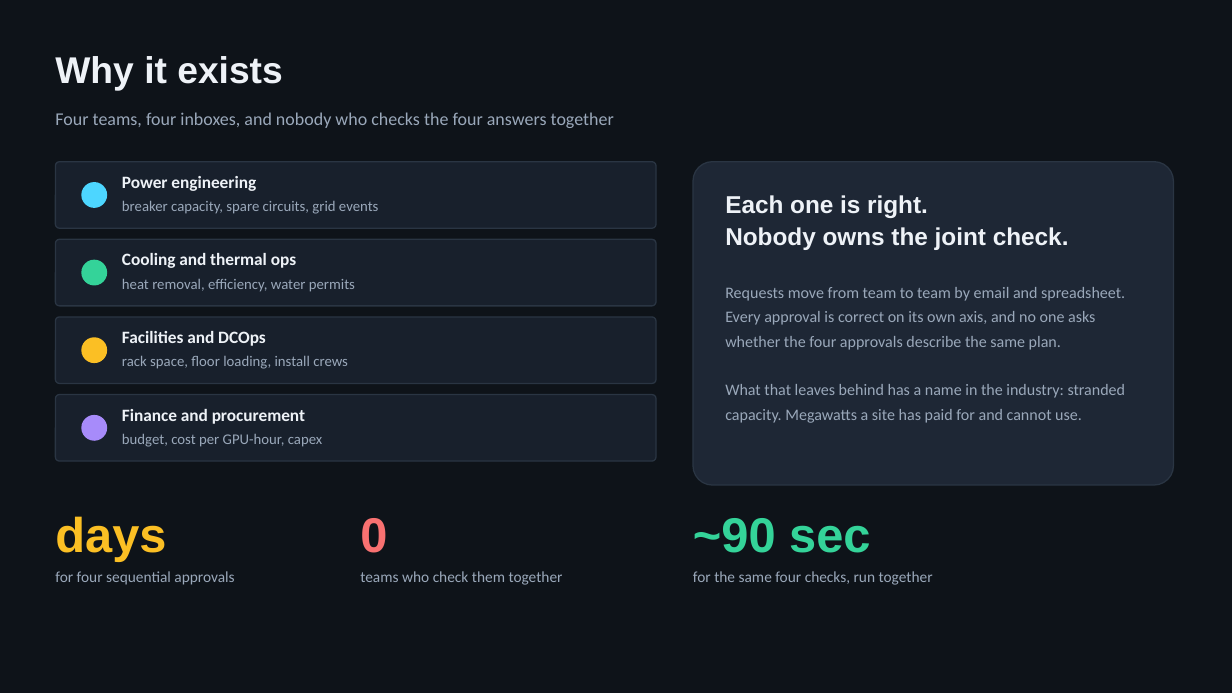
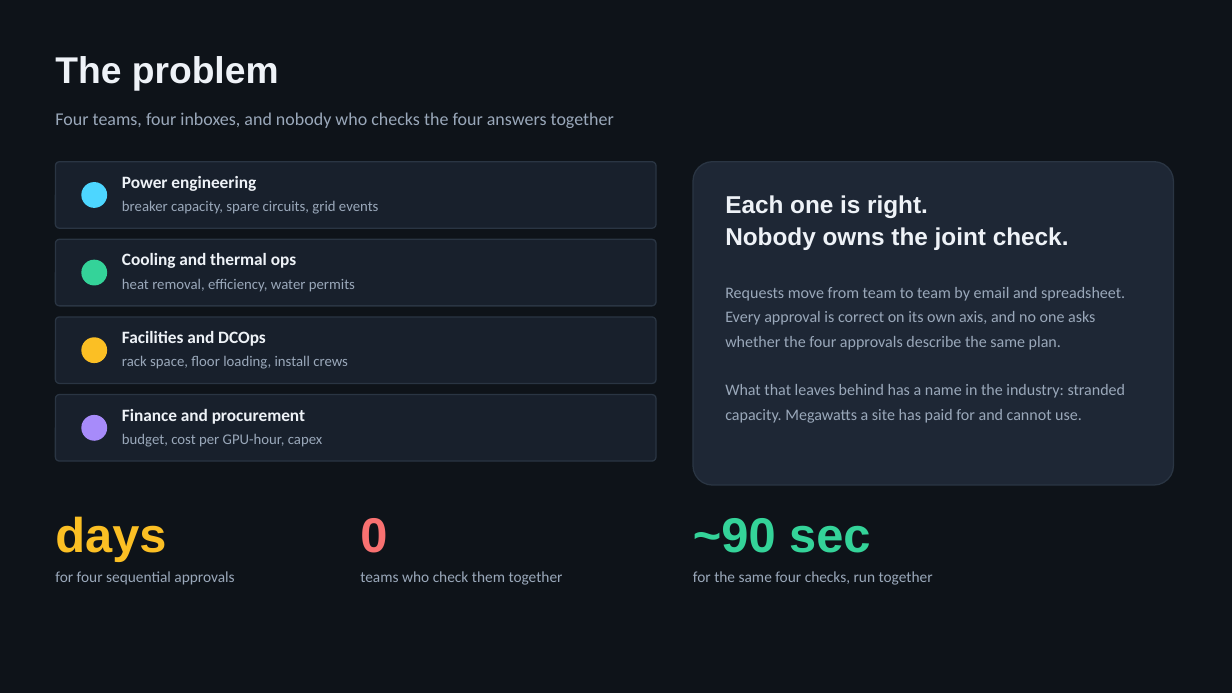
Before and after one commit to PRACHIT27/GridMindAI, a slide deck: slide 2 of docs/GridMind_Submission_Deck.pptx (slide 4 before the commit). Drawn at 1232x693 pixels with LibreOffice and Linux fonts; fonts in the diff are those of the drawing. Boxes give left, top, right and bottom in pixels: in the first picture for what was removed or moved away, otherwise in the second. Text is boxed around its words. In the diff, an @@ line names an element or a change of style, - is before the commit and + after.

```diff
--- a/docs/GridMind_Submission_Deck.pptx
+++ b/docs/GridMind_Submission_Deck.pptx
@@ text at (55, 56, 279, 91): text changed @@
-Why it exists
+The problem
```
Also in this commit, not shown: 2 other slides changed, 4 slides added, 9 slides removed, 1 other file.
